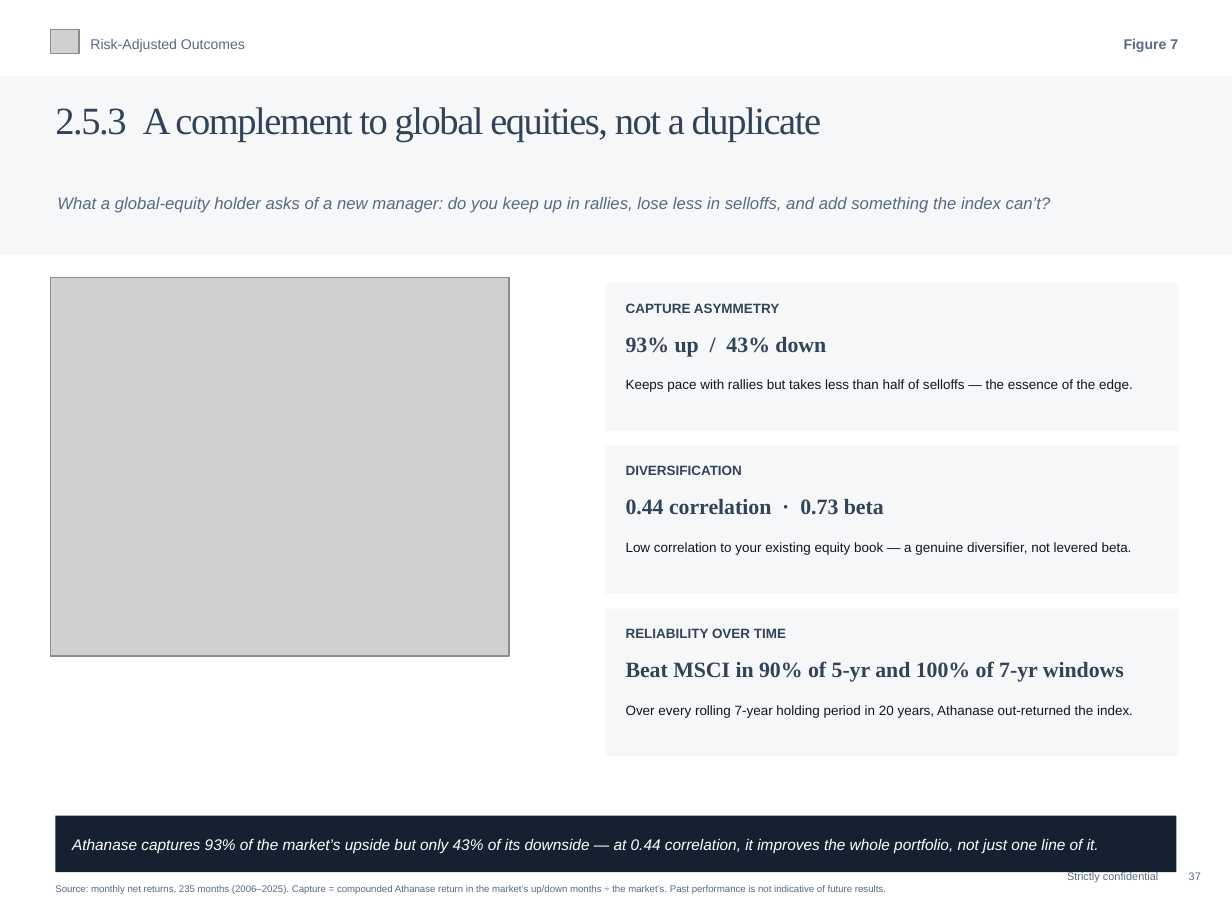
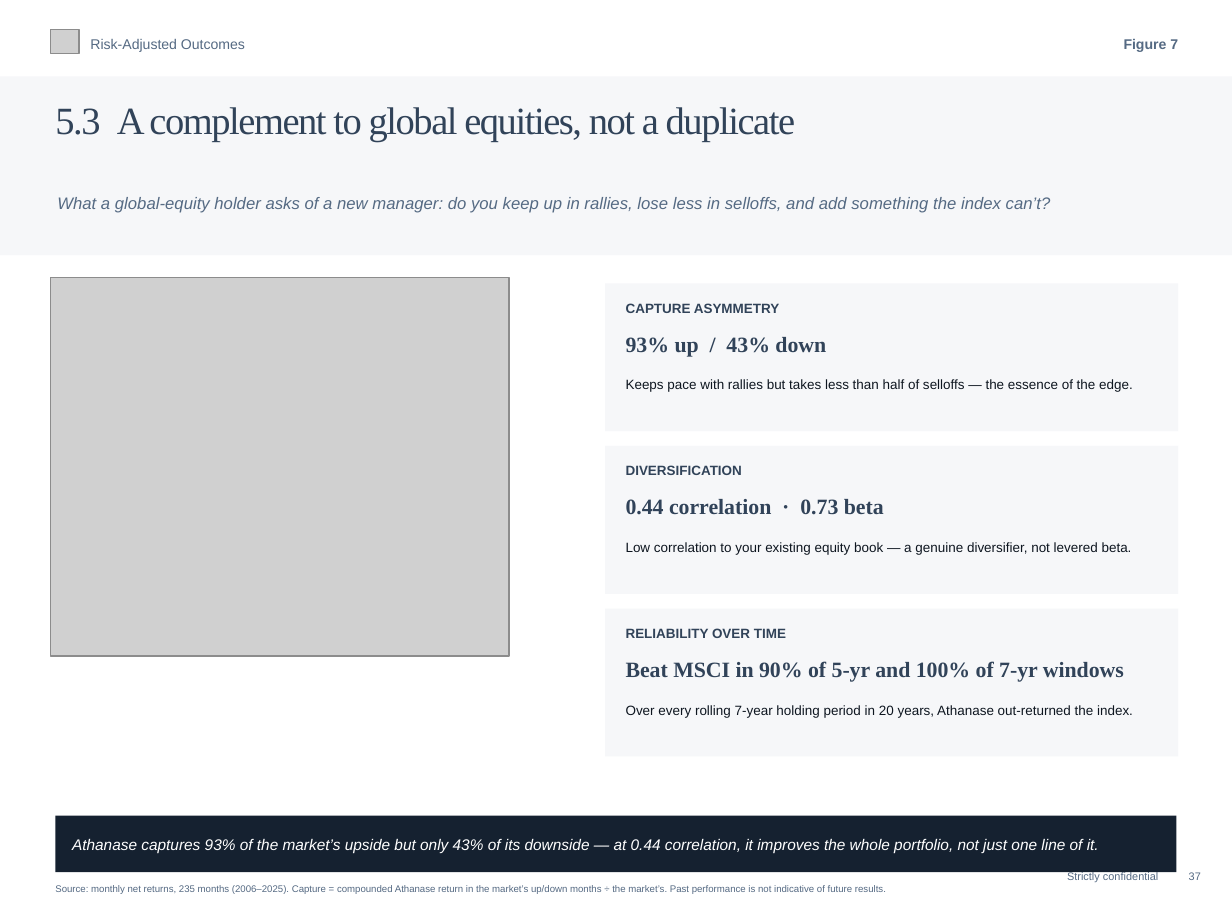
Before and after one commit to charette-lab/Claude, a slide deck: slide 40 of Athanase_Engaged_Ownership_Allocator_Deck.pptx. Drawn at 1232x924 pixels with LibreOffice and Linux fonts; fonts in the diff are those of the drawing; grey boxes stand for pictures. Boxes give left, top, right and bottom in pixels: in the first picture for what was removed or moved away, otherwise in the second. Text is boxed around its words. In the diff, an @@ line names an element or a change of style, - is before the commit and + after.

```diff
--- a/Athanase_Engaged_Ownership_Allocator_Deck.pptx
+++ b/Athanase_Engaged_Ownership_Allocator_Deck.pptx
@@ text at <box>55,107,795,142</box>: text changed @@
-2.5.3 A complement to global equities, not a duplicate
+5.3 A complement to global equities, not a duplicate
```
Also in this commit, not shown: 39 other slides changed, 1 other file.
